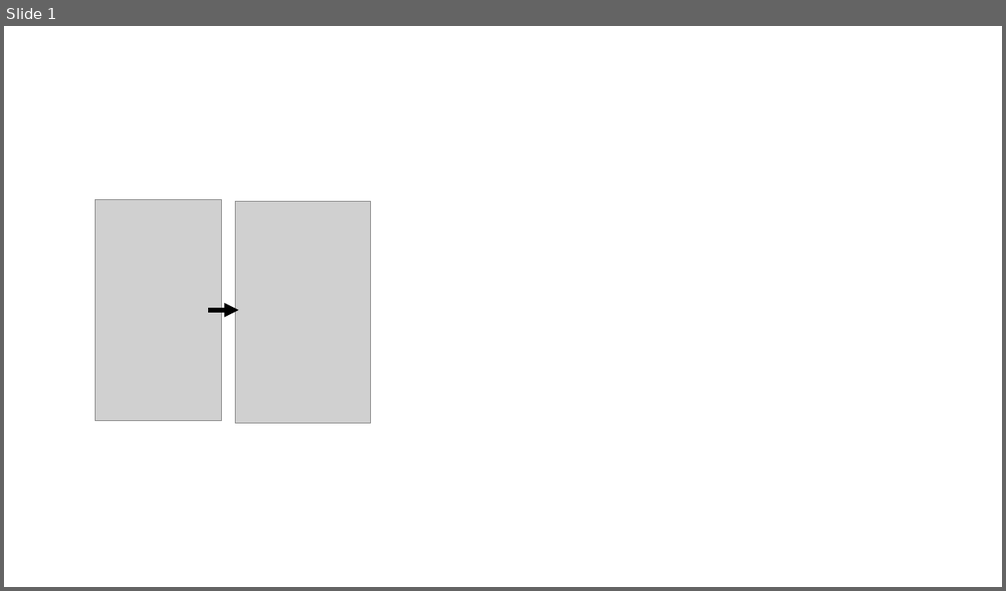
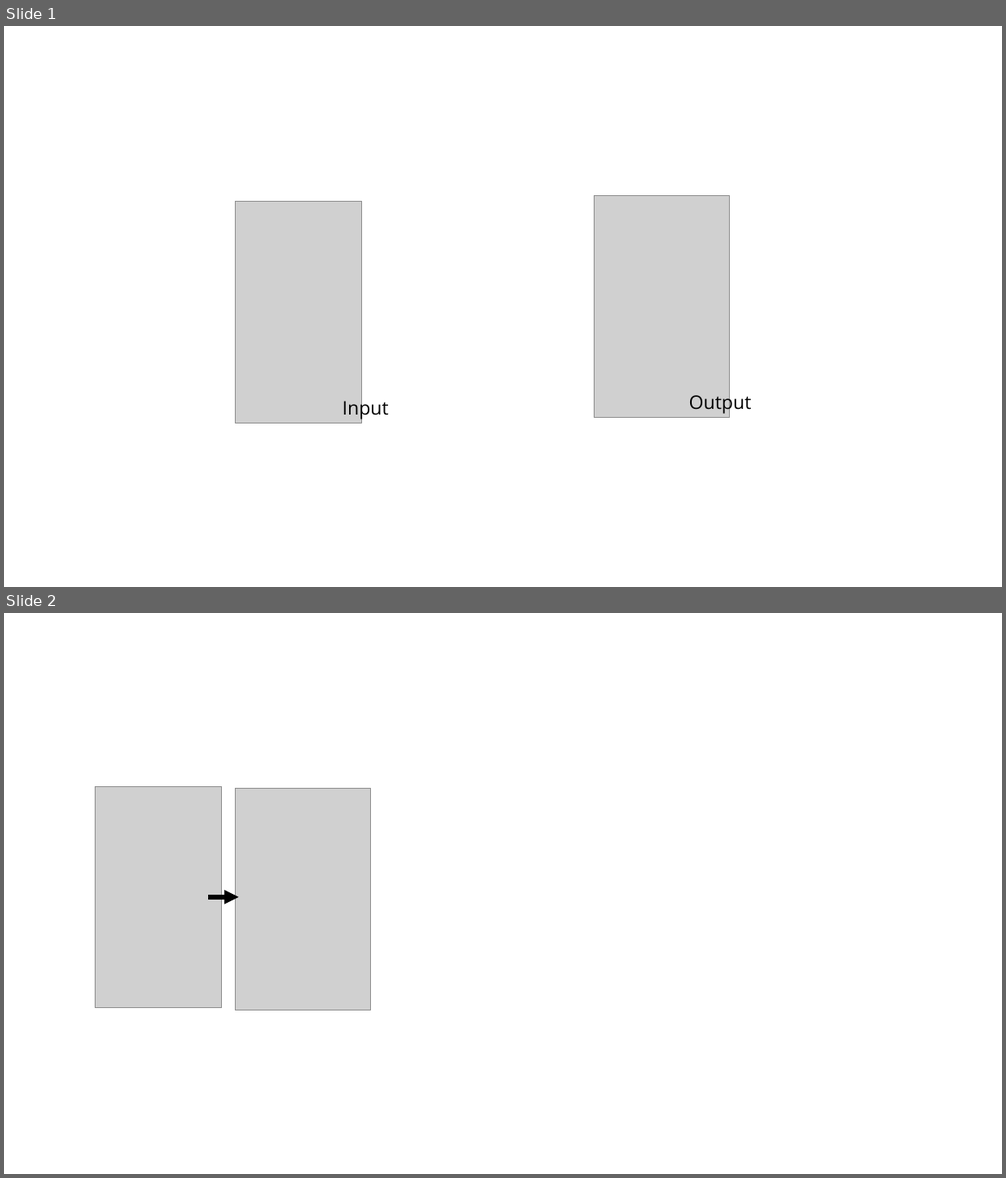
Before and after one commit to xiumingzhang/xiumingzhang.github.io, a slide deck: assets/shapehd.pptx. Shown one above the other, each under a label of ours: slide 1 before the commit, slides 1 and 2 after it. The pictures are 1006x591 and 1006x1178 pixels, drawn with LibreOffice and Linux fonts; fonts in the diff are those of the drawing; grey boxes stand for pictures. Boxes give left, top, right and bottom in pixels: in the first picture for what was removed or moved away, otherwise in the second. Text is boxed around its words. In the diff, an @@ line names an element or a change of style, - is before the commit and + after.

```diff
--- a/assets/shapehd.pptx
+++ b/assets/shapehd.pptx
@@ slide 1 added at [4,26,1002,587], background #FFFFFF @@
@@ rectangle added at [201,201,397,423], fill #FFFFFF @@
@@ picture added at [236,201,362,423] @@
@@ picture added at [594,196,729,417] @@
@@ text added at [343,398,389,420], 18 pt, text #000000 @@
+Input
@@ text added at [689,392,752,414], 18 pt, text #000000 @@
+Output
@@ what was slide 1 is now slide 2 @@
```
Also in this commit, not shown: 18 other files.
